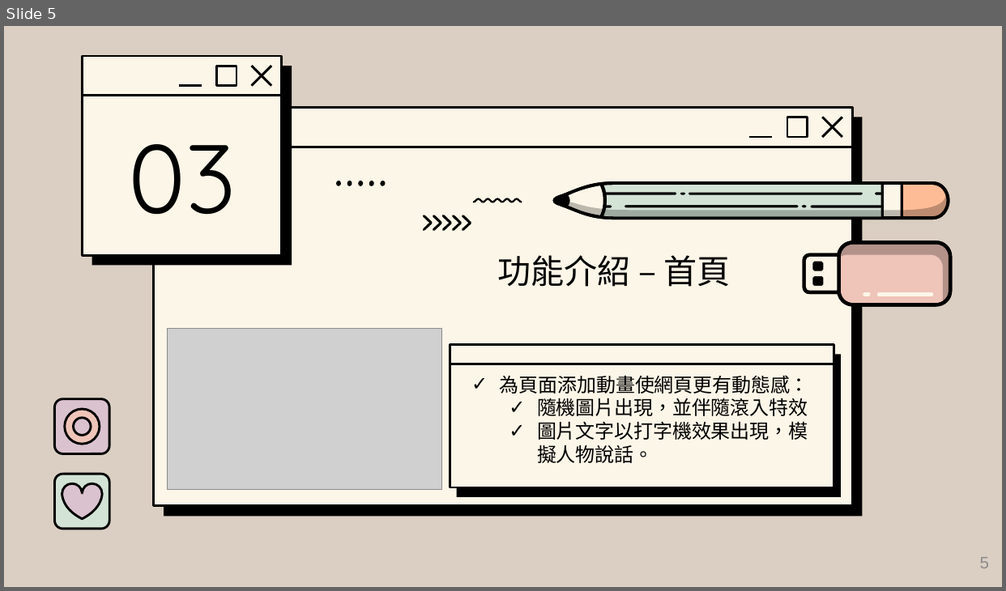
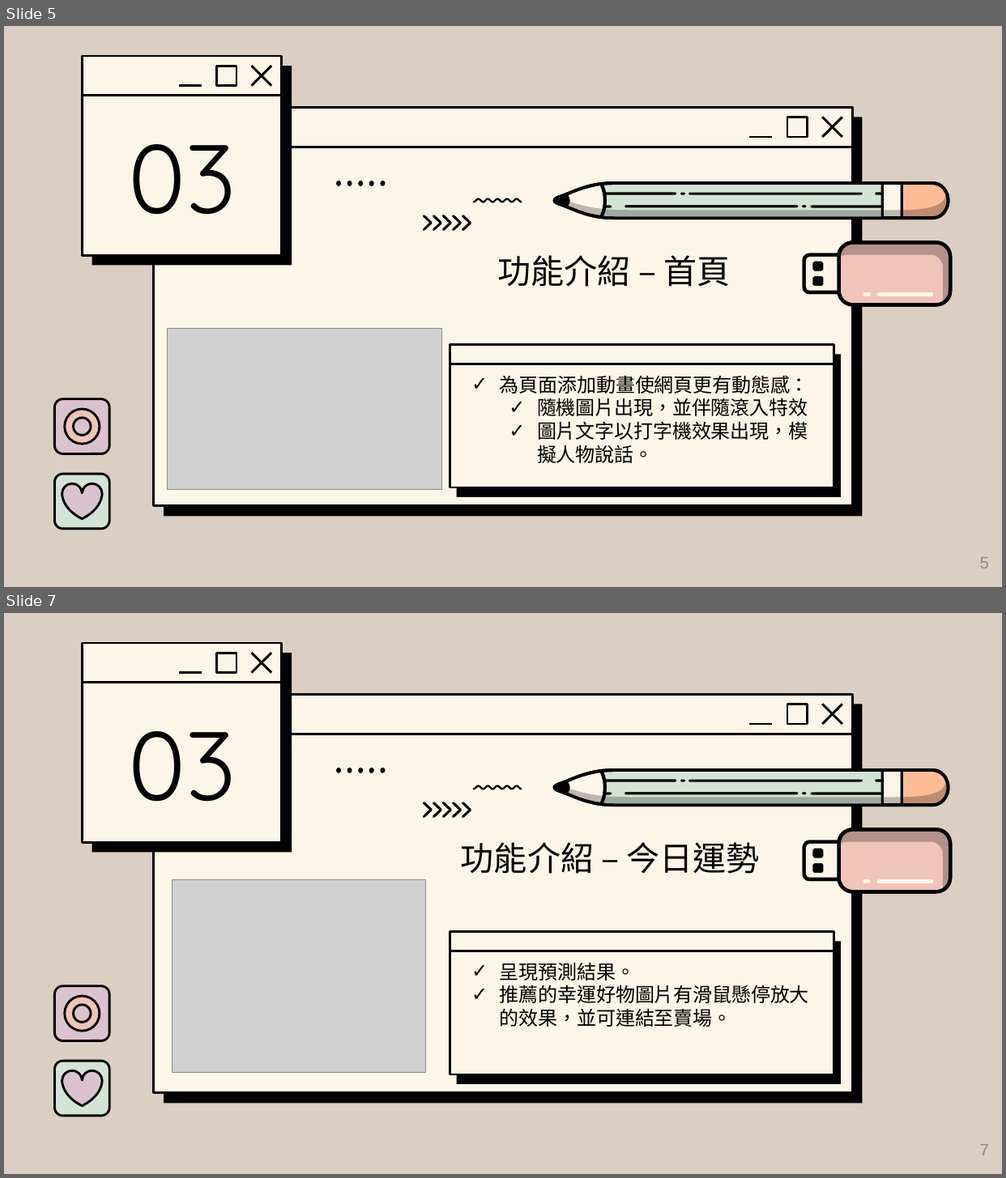
Before and after one commit to tim93009/iSpan_Midterm-Project, a slide deck: 簡報檔/midterm project_chang.pptx. Shown one above the other, each under a label of ours: slide 5 before the commit, slides 5 and 7 after it; the slides between them are not shown. The pictures are 1006x591 and 1006x1178 pixels, drawn with LibreOffice and Linux fonts; fonts in the diff are those of the drawing; grey boxes stand for pictures; background and template pictures are left out. Boxes give left, top, right and bottom in pixels: in the first picture for what was removed or moved away, otherwise in the second. Text is boxed around its words. In the diff, an @@ line names an element or a change of style, - is before the commit and + after.

```diff
--- a/簡報檔/midterm project_chang.pptx
+++ b/簡報檔/midterm project_chang.pptx
@@ slide 7 added at (4, 613, 1002, 1174), background #DBCFC3; not listed: 7 template elements that a slide beside it also shows @@
@@ group added at (82, 643, 292, 853): 4 lines, 2 rounded rectangles, 1 rectangle @@
@@ title added at (128, 731, 236, 802), 93.3 pt, text #000000 @@
+03
@@ freeform shape added at (336, 768, 386, 775), fill #000000 @@
@@ group added at (552, 769, 951, 807): 12 freeform shapes @@
@@ freeform shape added at (422, 801, 472, 819), fill #000000 @@
@@ freeform shape added at (473, 785, 522, 790), fill #000000 @@
@@ title added at (461, 842, 760, 874), 32 pt, text #000000 @@
+功能介紹 – 今日運勢
@@ group added at (803, 828, 953, 894): 6 freeform shapes @@
@@ picture added at (172, 879, 426, 1072) @@
@@ rounded rectangle added at (450, 932, 834, 1075), fill #FCF6E8, outline #000000 2.25 pt @@
@@ line added from (450, 951) to (834, 951), #000000 2.25 pt @@
@@ rounded rectangle added at (457, 942, 841, 1084), fill #000000 @@
@@ subtitle added at (500, 962, 809, 1027), 18.7 pt, text #000000 @@
+✓ 呈現預測結果。
+✓ 推薦的幸運好物圖片有滑鼠懸停放大的效果，並可連結至賣場。
@@ rounded rectangle added at (55, 986, 109, 1041), fill #DAC2CF, outline #000000 2.25 pt @@
@@ donut added at (65, 996, 100, 1032), fill #EFC4B9, outline #000000 2.25 pt @@
@@ rounded rectangle added at (55, 1062, 109, 1116), fill #D3E3D6, outline #000000 2.25 pt @@
@@ freeform shape added at (62, 1071, 103, 1106), fill #DAC2CF, outline #000000 2.25 pt @@
@@ page number added at (980, 1144, 989, 1156), 16 pt, text #8C8C8C @@
+7
```
Also in this commit, not shown: 2 slides changed, 3 other slides added, 1 other file.
